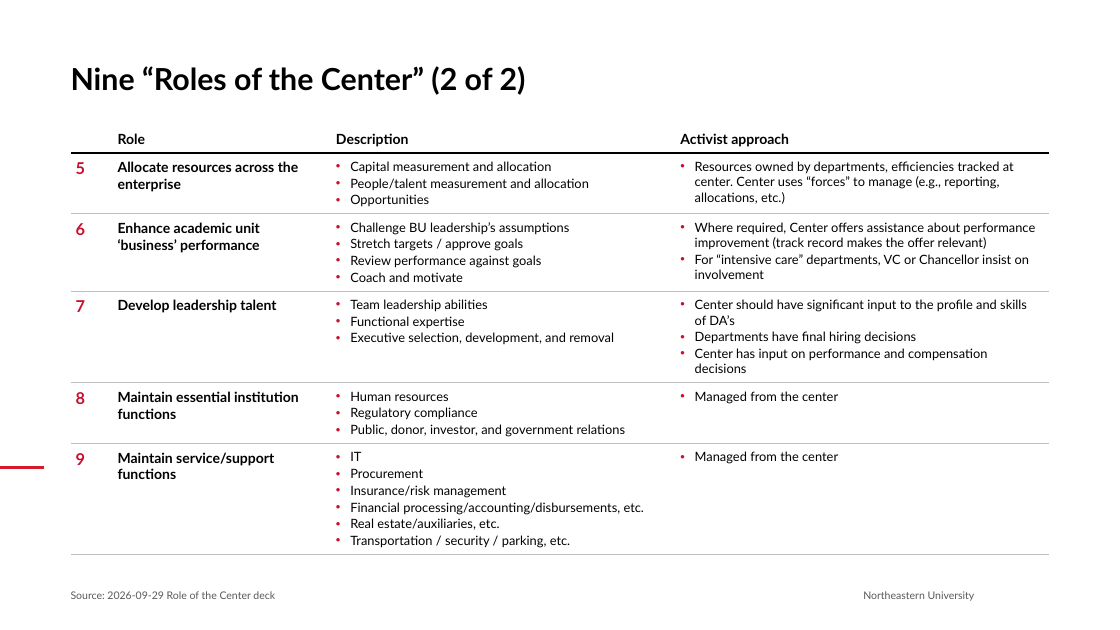
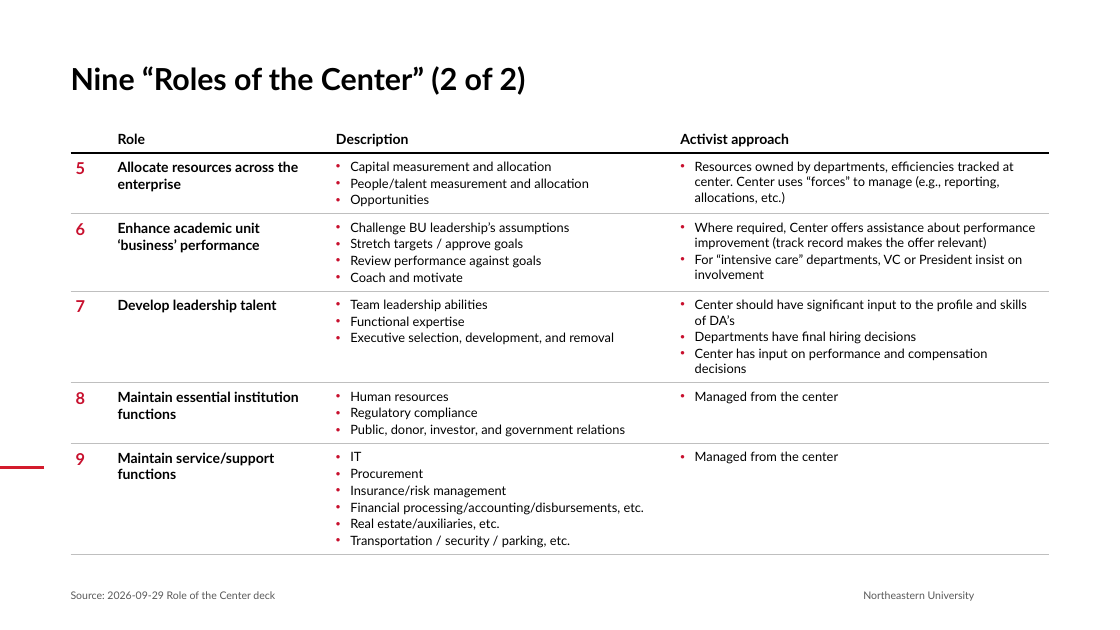
Before and after one commit to brettcsweet/Tonys-repo, a slide deck: slide 5 of 2026-09-29_Role_of_the_Center_Northeastern.pptx. Drawn at 1120x630 pixels with LibreOffice and Linux fonts; fonts in the diff are those of the drawing; background and template pictures are left out. Boxes give left, top, right and bottom in pixels: in the first picture for what was removed or moved away, otherwise in the second. Text is boxed around its words. In the diff, an @@ line names an element or a change of style, - is before the commit and + after.

```diff
--- a/2026-09-29_Role_of_the_Center_Northeastern.pptx
+++ b/2026-09-29_Role_of_the_Center_Northeastern.pptx
@@ table at [71, 118, 1049, 552] @@
-row 3, column 4: Where required, Center offers assistance about performance improvement (track record makes the offer relevant) / For “intensive care” departments, VC or Chancellor insist on involvement
+row 3, column 4: Where required, Center offers assistance about performance improvement (track record makes the offer relevant) / For “intensive care” departments, VC or President insist on involvement
```
Also in this commit, not shown: 3 other slides changed.
